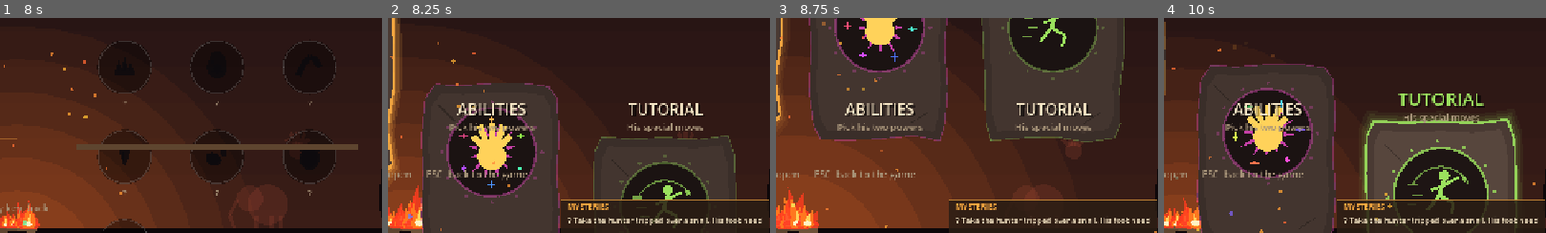
Above: before the commit, frames 1-4 (left to right).
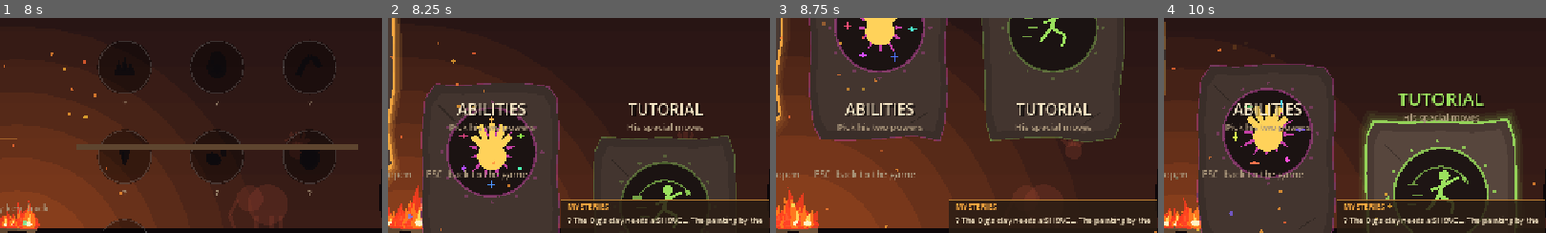
Above: after the commit, the same moments.

Repository: Jawad-Mufti/caveman-chronicles
Game: Godot game, scene res://tools/errands.tscn
Same seed, same stepped clock (60 frames per second), same inputs: the game is played once before the commit and once after it. This scene is started directly instead of the project's main scene.
Inputs (mouse positions are % of the whole screen's width and height, from its top left):
- Up to frame 1 (8 s): tap Enter at 0.5, 2.1 s; move the mouse to (72, 45) at 0.52 s; hold Right 0.53-1.25 s; tap I at 0.6 s; click (72, 45) at 0.67 s; tap Space at 0.77, 1.07, 3.77, 4.07, 6.77, 7.07 s; drag from (30, 55) to (51, 66) at 1.27 s; move the mouse to (60, 28) at 2.02 s; hold Left 2.03-2.75 s; drag from (45, 70) to (19, 3) at 2.77 s; move the mouse to (80, 65) at 3.52 s; hold Right 3.53-4.25 s; hold J 3.53-4.25 s; drag from (20, 35) to (74, 74) at 4.27 s; move the mouse to (55, 50) at 5.02 s; hold Right 5.03-5.75 s; hold K 5.03-5.75 s; click (55, 50) at 5.17 s; drag from (35, 25) to (77, 61) at 5.77 s; move the mouse to (72, 45) at 6.52 s; hold Left 6.53-7.25 s; tap M at 6.6 s; drag from (30, 55) to (57, 31) at 7.27 s
- Up to frame 2 (8.25 s): move the mouse to (60, 28) at 8.02 s; hold Right from 8.03 s (still down); tap 1 at 8.1 s
- Up to frame 3 (8.75 s): keep holding Right
- Up to frame 4 (10 s): release Right at 8.75 s; drag from (45, 70) to (10, 33) at 8.77 s; move the mouse to (80, 65) at 9.52 s; hold Left from 9.53 s (still down); hold H from 9.53 s (still down); click (80, 65) at 9.67 s; tap Space at 9.77 s
The pictures show only the part of the screen within x 48-98%, y 47-97%; the shares and areas given below are measured in that part.

Frame 1 is identical in both runs. In frame 2, 0.8% of the frame differs, in the area x 49-98%, y 92-97%; in frame 3, 0.8%; in frame 4, 0.8%.

Commit message:
Hints for Taka's berries and the shovel; the club no longer looks like a shovel
- Taka tells where berries grow (grape vines at the foot of the mountain and
  up at the lookout; pick them when NOT hurt) and where clay is; when you come
  back he hints at whatever you are still missing.
- The Dig's clay gives a longer hint each time it CLANGs (SHOVEL_HINTS): the
  painting, the thorns over the Moon Garden, Moss, then SUNFIRE.
- The bug "the shovel appears for half a second": DOWN + HIT with the club
  drove it straight down, planted in the dirt, which read as a shovel. The
  club now lands slanted, its head on the ground ahead of his feet (drawing
  only; the real shovel still digs straight down).

Co-Authored-By: Claude Opus 5.5 <noreply@anthropic.com>

Diff:
--- a/common/camp_menu.gd
+++ b/common/camp_menu.gd
@@ -33,7 +33,7 @@
 const MYST_BOX := Rect2(900, 640, 350, 56)  ## the MYSTERIES note, bottom right
 ## The mysteries he has run into (GameState.mysteries): [while open, once solved].
 const MYSTERIES := {
-	"shovel": ["The clay in the Dig needs a SHOVEL... where is one?", "The shovel was in the thorns, up in the windy sky."],
+	"shovel": ["The Dig's clay needs a SHOVEL. The painting by the clay shows where it went.", "The shovel was in the thorns, up in the windy sky."],
 	"windbreak": ["Shivers, at the foot of the mountain, is freezing. A wall against the wind?", "Shivers has a windbreak, and is Grog again. Toasty!"],
 	"pip": ["Pip's baby goat Baa is stuck up a tall rock. A ladder?", "Baa is down, safe in Pip's arms. MEHHH!"],
 	"taka": ["Taka the hunter tripped over a snail. His foot needs a salve.", "Taka's foot is fixed. Wiggle wiggle!"],
--- a/common/player.gd
+++ b/common/player.gd
@@ -2658,7 +2658,9 @@
 					trail = -0.15
 				else:
 					var q := clampf((sp - 0.38) / 0.12, 0.0, 1.0)     # lands at 0.5, as the blow does
-					ang = -2.3 + q * q * 3.75
+					# the club lands slanted, its head on the ground ahead of his feet: driven
+					# straight down, planted in the dirt, it looked just like a shovel
+					ang = -2.3 + q * q * (3.75 if tool == "shovel" else 3.2)
 					trail = (1.0 - q) * 1.0
 					reach = 44.0 - 6.0 * q
 				smear_col = Color(0.85, 0.7, 0.5, 0.45)
--- a/level2/errands.gd
+++ b/level2/errands.gd
@@ -14,6 +14,8 @@
 const PIP_AT := Vector2(24700, 600)     ## far side, left of the wolves' beat (24890-25300)
 const TAKA_AT := Vector2(14440, 600)    ## the Steppe, between the river and the Dig
 const OOMA_AT := Vector2(30060, 600)    ## the Long Dark, on the floor 30000-30250
+const BERRY_HINT := "Berries grow on GRAPE VINES: at the foot of the mountain, and high up at its lookout. Pick them when you're NOT hurt, or you'll gobble them up!"
+const CLAY_HINT := "Clay? Dig the dirt in the mountain, or BONK Shivers' mud bank, back at the foot of the mountain."
 
 
 static func build(level: Node) -> Array:
@@ -406,9 +408,17 @@
 				["Can you walk?", [["TAKA", "Walk? I can't even wiggle my toes. Look. ...See? Nothing."]]],
 			]},
 			["TAKA", "My mother's healing salve would fix it: ONE clay to hold it on, and ONE berry to make it work. Mash them up!"],
+			["TAKA", BERRY_HINT],
+			["TAKA", CLAY_HINT],
 		]
 
 	func nag() -> String:
+		# what he is still missing, first (a hint where to find it); then just grumbling
+		var p: CaveMan = level.player
+		if p != null and p.berries <= 0:
+			return BERRY_HINT
+		if Bag.count(p, "clay") <= 0:
+			return CLAY_HINT
 		return ["Still sitting. Still sore. Still embarrassed.", "The snail came back. It LAUGHED at me.", "One clay, one berry. Please!"][randi() % 3]
 
 	func wait_line() -> String:
@@ -431,7 +441,7 @@
 		return ""
 
 	func short(item: String) -> String:
-		return "No clay? Then it all just drips off my foot." if item == "clay" else "No berry? Then it's just... mud. On my foot."
+		return "No clay! Dig mountain dirt, or BONK Shivers' mud bank." if item == "clay" else "No berry! Pick grape vines when you're NOT hurt (or you eat them)."
 
 	func finish() -> void:
 		healed = true
--- a/level2/level2.gd
+++ b/level2/level2.gd
@@ -1041,6 +1041,7 @@
 
 var _moss_met := false
 var _moss_clue := false          ## she told him where the shovel went
+var _shovel_hint := 0            ## how many times the clay has CLANGed (SHOVEL_HINTS)
 var _talk_again := 0           ## cycles the "again" lines
 
 
@@ -2301,7 +2302,8 @@
 	_grid.clay_needs_shovel.connect(func() -> void:
 		if not GameState.has_item("shovel"):
 			GameState.open_mystery("shovel")
-		hud.say("Packed clay, hard as stone. A SHOVEL could cut it... and there are old paintings on the wall.", 4.5))
+		hud.say(SHOVEL_HINTS[mini(_shovel_hint, SHOVEL_HINTS.size() - 1)], 5.5)
+		_shovel_hint += 1)
 	add_child(_grid)
 	# the mound on the crust: a MEGA STOMP opens the shaft
 	_burrow = Underground.Burrow.new()
--- a/level2/level2_data.gd
+++ b/level2/level2_data.gd
@@ -734,6 +734,13 @@
 const WINDY_JELLY := [3470.0, -170.0, 2, 0.0]     ## under the ray's flight; it bounces him up toward the top rocks
 const WINDY_WIND := [3420.0, 4150.0, -800.0, -230.0, -240.0]   ## [x0, x1, y0, y1, strength]: not down on the Moon Garden rock below
 const BRAMBLE_AT := Vector2(3940, -640)
+## What the clay says each time he CLANGs on it without a shovel: a little more each time.
+const SHOVEL_HINTS := [
+	"Packed clay, hard as stone. A SHOVEL could cut it... Look at the old painting on the wall here!",
+	"The painting: a hunter with a shovel. Wind. Floating moon rocks. And a ball of THORNS high in the sky... with the shovel inside!",
+	"The thorns are up in the windy sky over the MOON GARDEN (the sky lane up from the Moonstep Road, at the start). Moss the sloth saw it fall.",
+	"Wet thorns won't burn for a torch. Fill the SUN (hit beasts, grab shells, sit by a fire), then use SUNFIRE on them!",
+]
 
 ## ---------------------------------------------------------------- inside the mountain
 ## (MOUNTAIN_MAP). Floors and roofs are found from the terrain itself, so
--- a/tools/errands.gd
+++ b/tools/errands.gd
@@ -101,6 +101,18 @@
 		await frames(150)
 		check("pip: solved, two quartz", GameState.mystery("pip") == "solved" and Bag.count(p, "quartz") == 2, "quartz %d" % Bag.count(p, "quartz"))
 		await shot("pip_after")
+	# hints: Taka says what is missing; the clay says more each CLANG
+	var keep_bag := GameState.bag.duplicate()
+	p.berries = 0
+	var h1: String = e[1].nag()
+	p.berries = 1
+	GameState.bag["clay"] = 0
+	var h2: String = e[1].nag()
+	GameState.bag = keep_bag
+	check("taka hints", h1.contains("GRAPE VINES") and h2.contains("mud bank"), "%s / %s" % [h1, h2])
+	level._grid.clay_needs_shovel.emit()
+	level._grid.clay_needs_shovel.emit()
+	check("shovel hints grow", level.hud._msg.text == level.SHOVEL_HINTS[1], level.hud._msg.text)
 	# TAKA: 1 clay + 1 berry
 	p.berries = 1
 	if await errand(e[1], "rocks" if p.rocks > 0 else "flint"):
